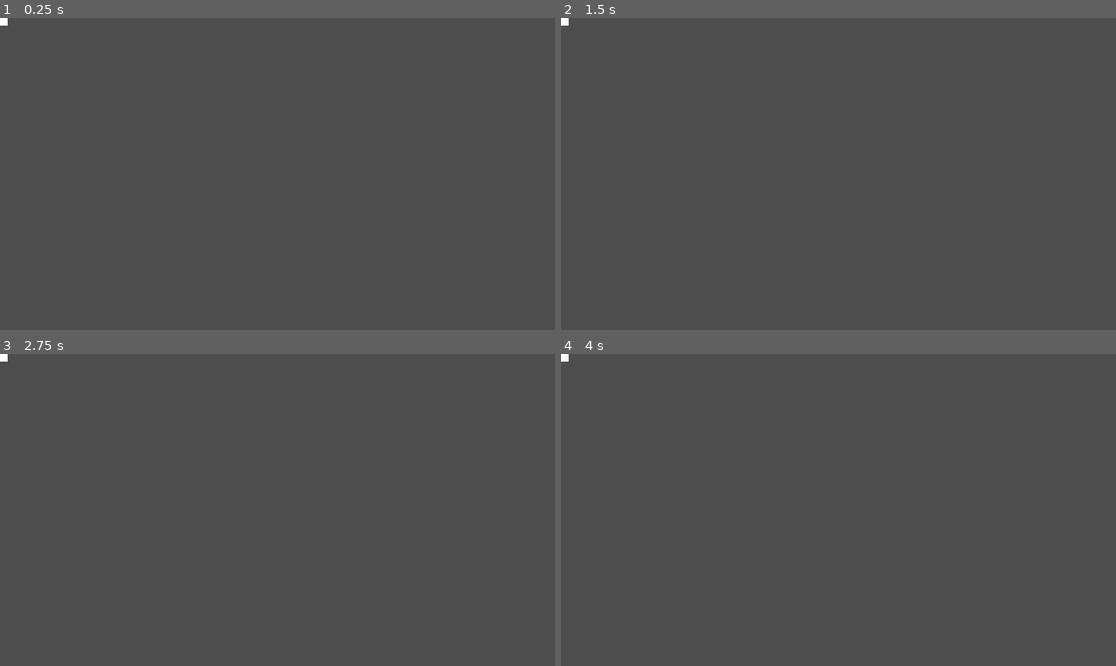
Above: before the commit, frames 1-4 (two rows, left to right).
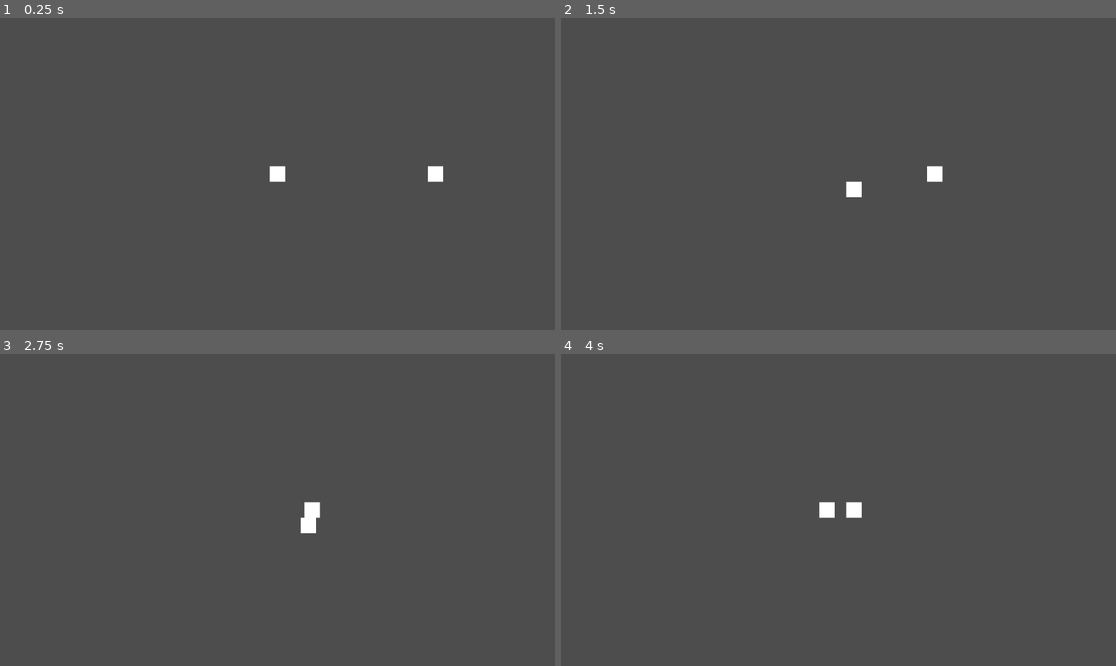
Above: after the commit, the same moments.

Repository: ChrisCee2/20gc3frogger
Game: Godot game, scene res://test_scene.tscn
The game is run twice, just before and just after one commit, with the same random seed, the same clock (stepped at 60 frames per second) and the same inputs. Before the commit the project starts from res://player.tscn.
Inputs:
- Up to frame 1 (0.25 s): no input
- Up to frame 2 (1.5 s): tap Enter at 0.5 s; hold D (right) 0.53-1.28 s; hold S (down) from 1.28 s (still down)
- Up to frame 3 (2.75 s): tap Space at 2 s; release S (down) at 2.03 s; hold D (right) from 2.03 s (still down)
- Up to frame 4 (4 s): release D (right) at 2.78 s; hold W (up) 2.78-3.53 s; hold A (left) from 3.53 s (still down)

The runs differ from the first frame. In frame 1, 0.3% of the frame differs, in the area x 0-80%, y 0-53%; in frame 2, 0.3%, in the area x 0-69%, y 0-58%; in frame 3, 0.3%; in frame 4, 0.3%.
Error before the commit: Invalid access to property or key 'global_position' on a base object of type 'null instance'. (res://move_controller.gd:18)

Commit message:
GC3-9: Emit signal when player collides with person

Diff:
--- a/move_controller.gd
+++ b/move_controller.gd
@@ -3,7 +3,7 @@
 @onready var animation_timer: Timer = $AnimationTimer
 @onready var move_timer: Timer = $MoveTimer
 
-@export var object: PhysicsBody2D
+@export var object: CollisionObject2D
 @export_range(0, 10) var move_interval: float = 0.0 # In seconds
 
 var animation_interval: float = 0.025
--- a/person.gd
+++ b/person.gd
@@ -1,4 +1,4 @@
-class_name Person extends StaticBody2D
+class_name Person extends Area2D
 
 @onready var move_controller: MoveController = $MoveController
 
--- a/person.tscn
+++ b/person.tscn
@@ -8,7 +8,7 @@
 
 [sub_resource type="CanvasTexture" id="CanvasTexture_7822p"]
 
-[node name="Person" type="StaticBody2D"]
+[node name="Person" type="Area2D"]
 script = ExtResource("1_hncb1")
 
 [node name="CollisionShape2D" type="CollisionShape2D" parent="."]
--- a/player.gd
+++ b/player.gd
@@ -1,4 +1,6 @@
 class_name Player extends Area2D
+
+signal player_fail
 
 @onready var input_controller: InputController = $InputController
 @onready var move_controller: MoveController = $MoveController
@@ -12,6 +14,7 @@
 
 func _process(delta: float) -> void:
 	move_controller.update()
+	check_collisions()
 
 func _physics_process(delta: float) -> void:
 	move()
@@ -26,3 +29,9 @@
 	if move_direction != Vector2.ZERO:
 		move_buffer = move_direction
 		move()
+
+func check_collisions() -> void:
+	var colliding_areas: Array[Area2D] = get_overlapping_areas()
+	for area in colliding_areas:
+		if area is Person:
+			player_fail.emit()
--- a/player.tscn
+++ b/player.tscn
@@ -26,4 +26,4 @@
 one_shot = true
 
 [node name="MoveController" parent="." node_paths=PackedStringArray("object") instance=ExtResource("3_i3pqv")]
-object = NodePath("")
+object = NodePath("..")
--- a/project.godot
+++ b/project.godot
@@ -11,7 +11,7 @@
 [application]
 
 config/name="20gc3frogger"
-run/main_scene="uid://cmrxs55rkgib0"
+run/main_scene="uid://j3ka2q4kgsok"
 config/features=PackedStringArray("4.4", "Forward Plus")
 config/icon="res://icon.svg"
 
--- /dev/null
+++ b/test_scene.tscn
@@ -0,0 +1,13 @@
+[gd_scene load_steps=3 format=3 uid="uid://j3ka2q4kgsok"]
+
+[ext_resource type="PackedScene" uid="uid://cmrxs55rkgib0" path="res://player.tscn" id="1_ia1lp"]
+[ext_resource type="PackedScene" uid="uid://dk7k5h44nry4" path="res://person.tscn" id="2_sasra"]
+
+[node name="TestScene" type="Node2D"]
+
+[node name="Camera2D" type="Camera2D" parent="."]
+
+[node name="Person" parent="." instance=ExtResource("2_sasra")]
+position = Vector2(360, 0)
+
+[node name="Player" parent="." instance=ExtResource("1_ia1lp")]
